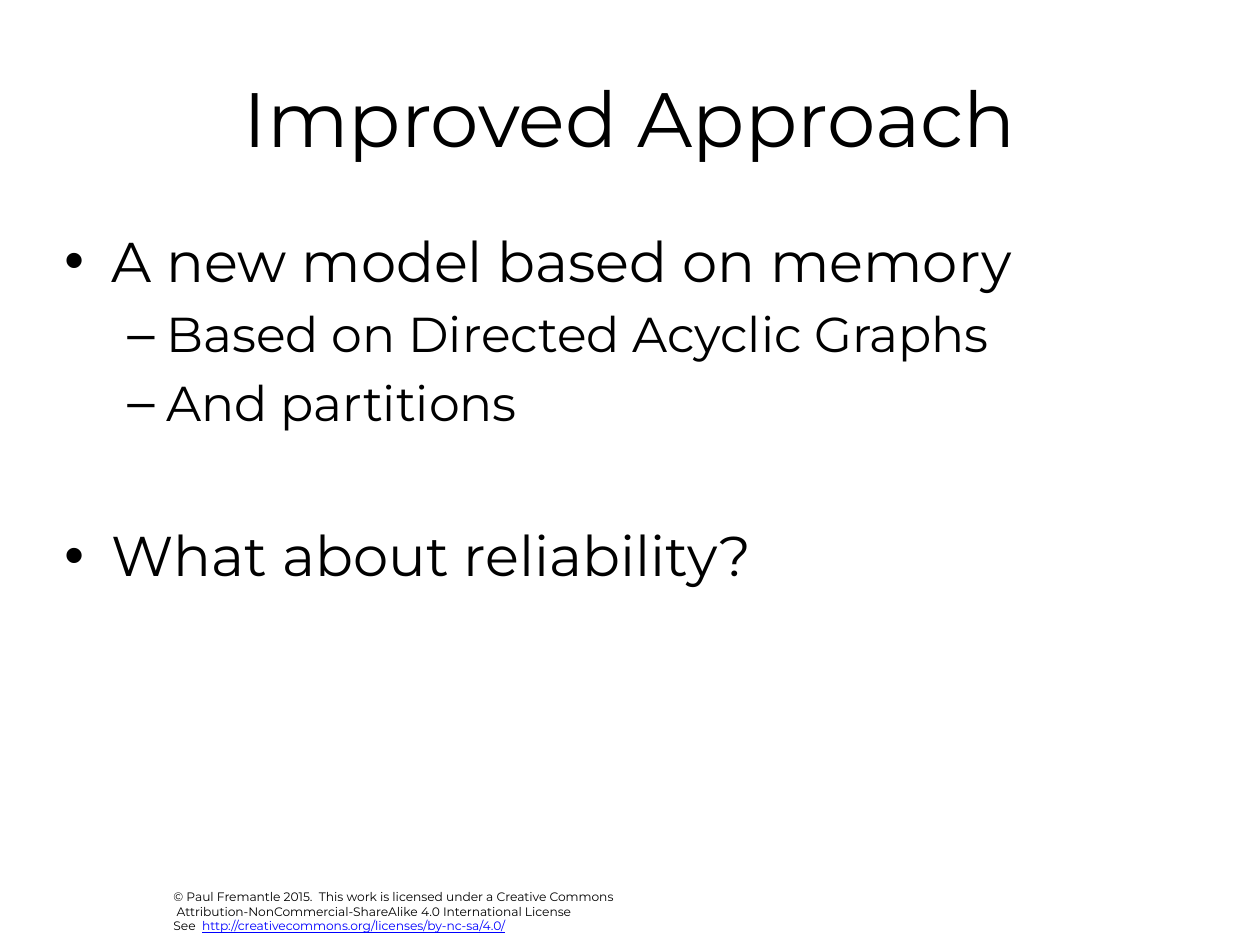
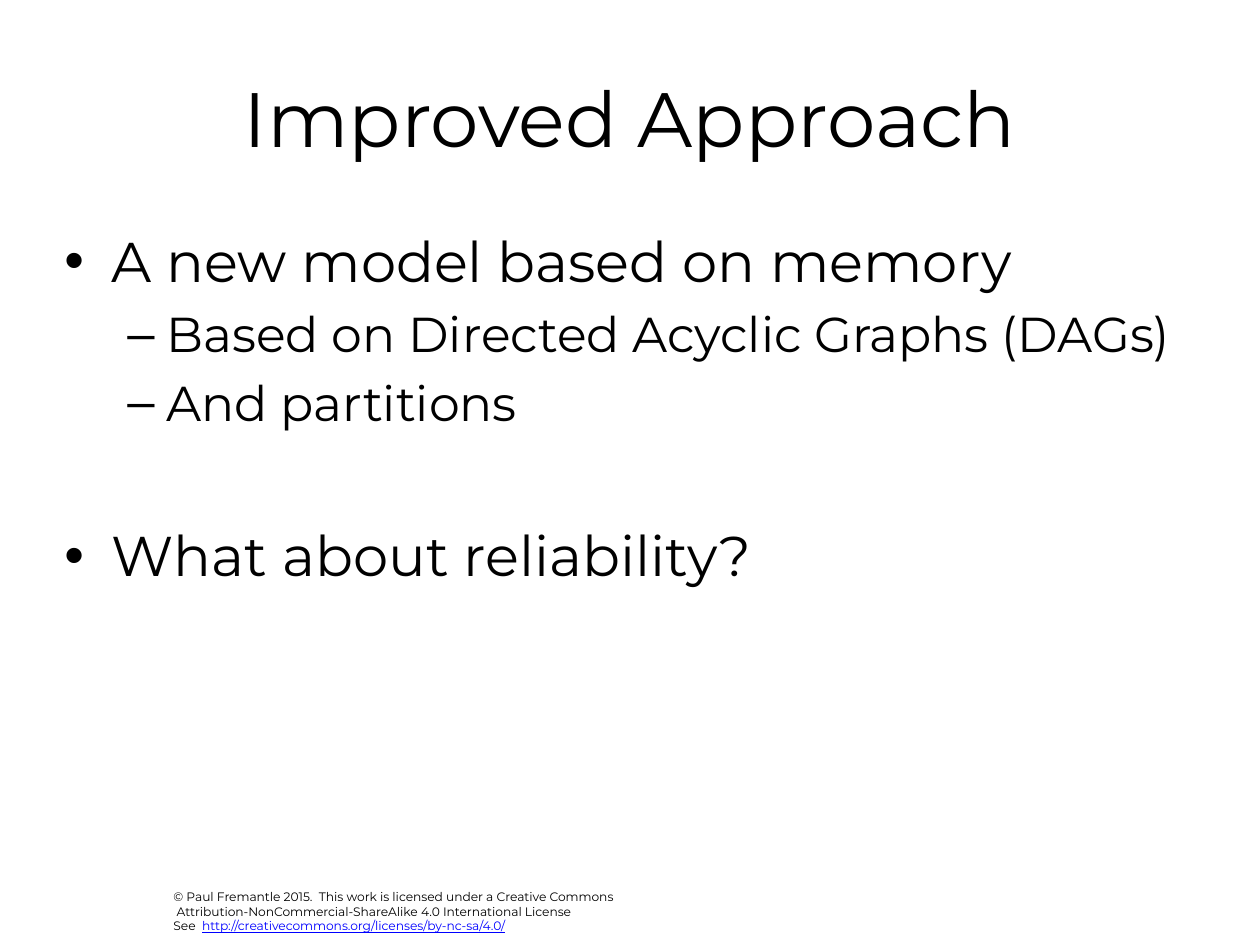
Before and after one commit to julieweeds/BigData, a slide deck: slide 6 of pres-source/03-spark.pptx. Drawn at 1260x945 pixels with LibreOffice and Linux fonts; fonts in the diff are those of the drawing; background and template pictures are left out. Boxes give left, top, right and bottom in pixels: in the first picture for what was removed or moved away, otherwise in the second. Text is boxed around its words. In the diff, an @@ line names an element or a change of style, - is before the commit and + after.

```diff
--- a/pres-source/03-spark.pptx
+++ b/pres-source/03-spark.pptx
@@ text at (167,315,1170,362): text changed @@
-  – Based on Directed Acyclic Graphs
+  – Based on Directed Acyclic Graphs (DAGs)
```
Also in this commit, not shown: 9 other slides changed, 3 slides added, 1 slide removed, 3 other files.
